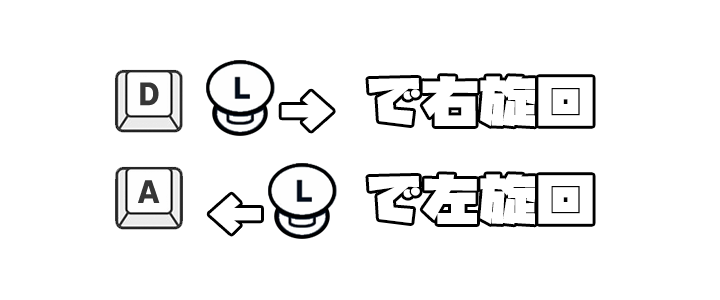
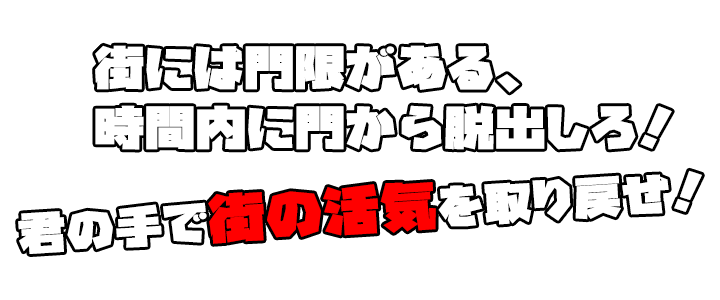
Layer changes from the first 720x300 image to the second:
added group "Lesson6" (1st of 2) with 4 layers above "グループ 11" over [18, 45, 702, 254]
added layer "街には門限がある、" (1st of 2, in "Lesson6") in group "Lesson6" over [95, 45, 520, 93]
added layer "時間内に門から脱出しろ！" (1st of 2, in "Lesson6") in group "Lesson6" over [95, 105, 672, 150]
added layer "君の手で街の活気を取り戻せ！" (1st of 2, in "Lesson6") in group "Lesson6" over [18, 170, 702, 254]
hid group "Lesson1" (2nd of 2, in "グループ 11") (10 layers), moved it into group "グループ 11" over [114, 60, 593, 239]
